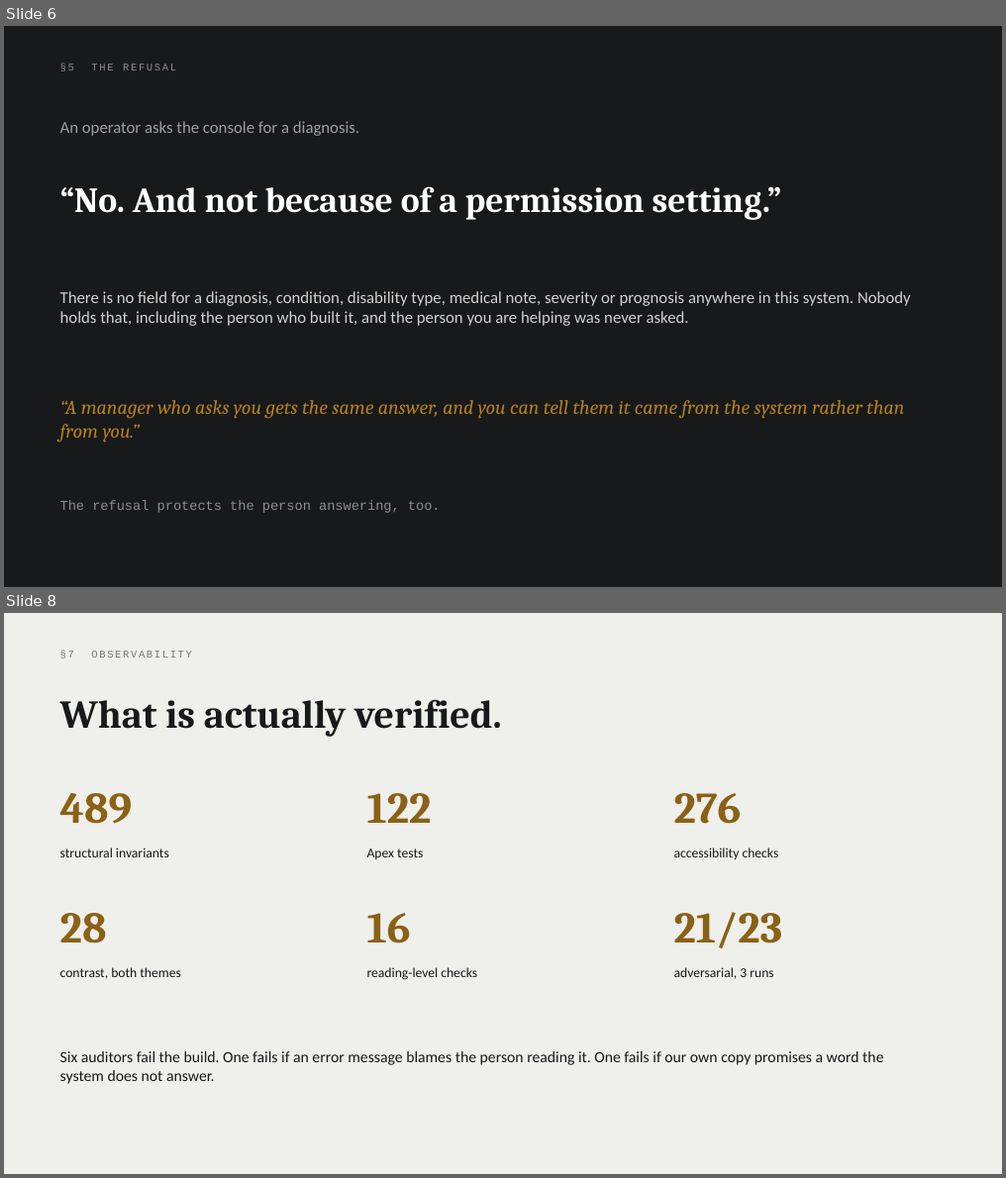
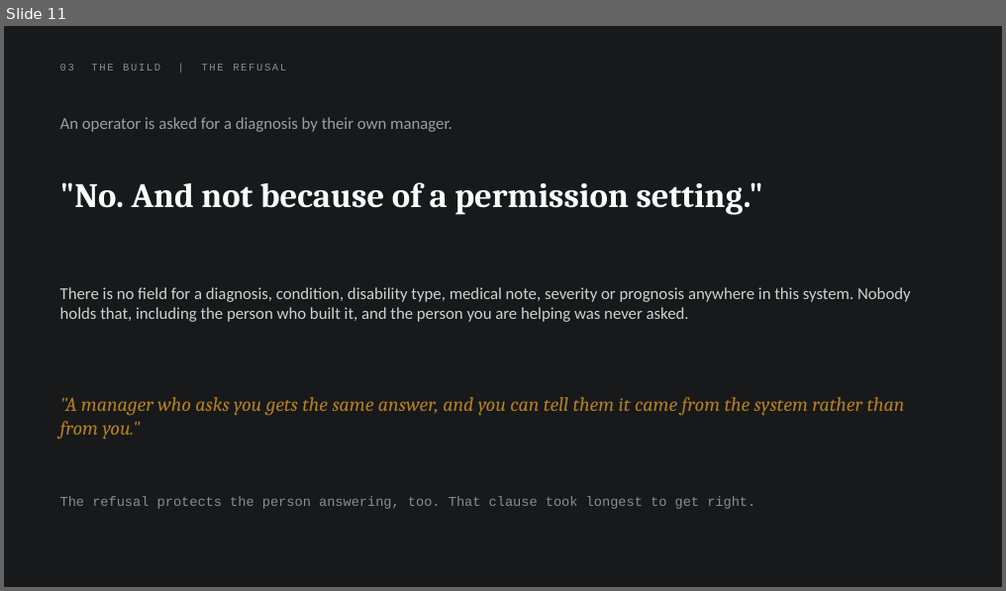
Before and after one commit to parthsevak2/curb-cut, a slide deck: submission/Curb-Cut.pptx. Shown one above the other, each under a label of ours: slides 6 and 8 before the commit, slide 11 after it; the slides between them are not shown. The pictures are 1006x1178 and 1006x591 pixels, drawn with LibreOffice and Linux fonts; fonts in the diff are those of the drawing. Boxes give left, top, right and bottom in pixels: in the first picture for what was removed or moved away, otherwise in the second. Text is boxed around its words. In the diff, an @@ line names an element or a change of style, - is before the commit and + after.

```diff
--- a/submission/Curb-Cut.pptx
+++ b/submission/Curb-Cut.pptx
@@ slide 8 removed at box(4, 613, 1002, 1174), background #EFEFEB @@
@@ text removed at box(60, 651, 192, 659) @@
-§7 OBSERVABILITY
@@ text removed at box(60, 699, 502, 737) @@
-What is actually verified.
@@ text removed at box(60, 793, 132, 824) @@
-489
@@ text removed at box(367, 793, 432, 823) @@
-122
@@ text removed at box(674, 793, 742, 824) @@
-276
@@ text removed at box(60, 848, 169, 858) @@
-structural invariants
@@ text removed at box(367, 849, 423, 860) @@
-Apex tests
@@ text removed at box(674, 848, 779, 860) @@
-accessibility checks
@@ text removed at box(60, 913, 107, 944) @@
-28
@@ text removed at box(367, 913, 411, 944) @@
-16
@@ text removed at box(674, 912, 783, 949) @@
-21/23
@@ text removed at box(60, 967, 180, 979) @@
-contrast, both themes
@@ text removed at box(367, 967, 477, 980) @@
-reading-level checks
@@ text removed at box(674, 967, 773, 979) @@
-adversarial, 3 runs
@@ text removed at box(60, 1052, 883, 1084) @@
-Six auditors fail the build. One fails if an error message blames the person reading it. One fails if our own copy promises a word the system does not answer.
@@ what was slide 6 is now slide 11 @@
@@ slide 11 changed as well @@
@@ text at box(60, 64, 286, 71): text changed @@
-§5 THE REFUSAL
+03 THE BUILD | THE REFUSAL
@@ text at box(60, 117, 452, 132): text changed @@
-An operator asks the console for a diagnosis.
+An operator is asked for a diagnosis by their own manager.
@@ text at box(60, 182, 763, 215): text changed; size 34 to 33 pt @@
-“No. And not because of a permission setting.”
+"No. And not because of a permission setting."
@@ text "There is no field for ...": place and size @@
-text "There is no field for ..." at box(60, 291, 911, 326)
+text "There is no field for ..." at box(60, 287, 911, 322)
@@ text at box(60, 397, 905, 440): text changed @@
-“A manager who asks you gets the same answer, and you can tell them it came from the system rather than from you.”
+"A manager who asks you gets the same answer, and you can tell them it came from the system rather than from you."
@@ text at box(60, 496, 755, 509): text changed @@
-The refusal protects the person answering, too.
+The refusal protects the person answering, too. That clause took longest to get right.
```
Also in this commit, not shown: 6 other slides changed, 10 slides added, 5 other slides removed.
